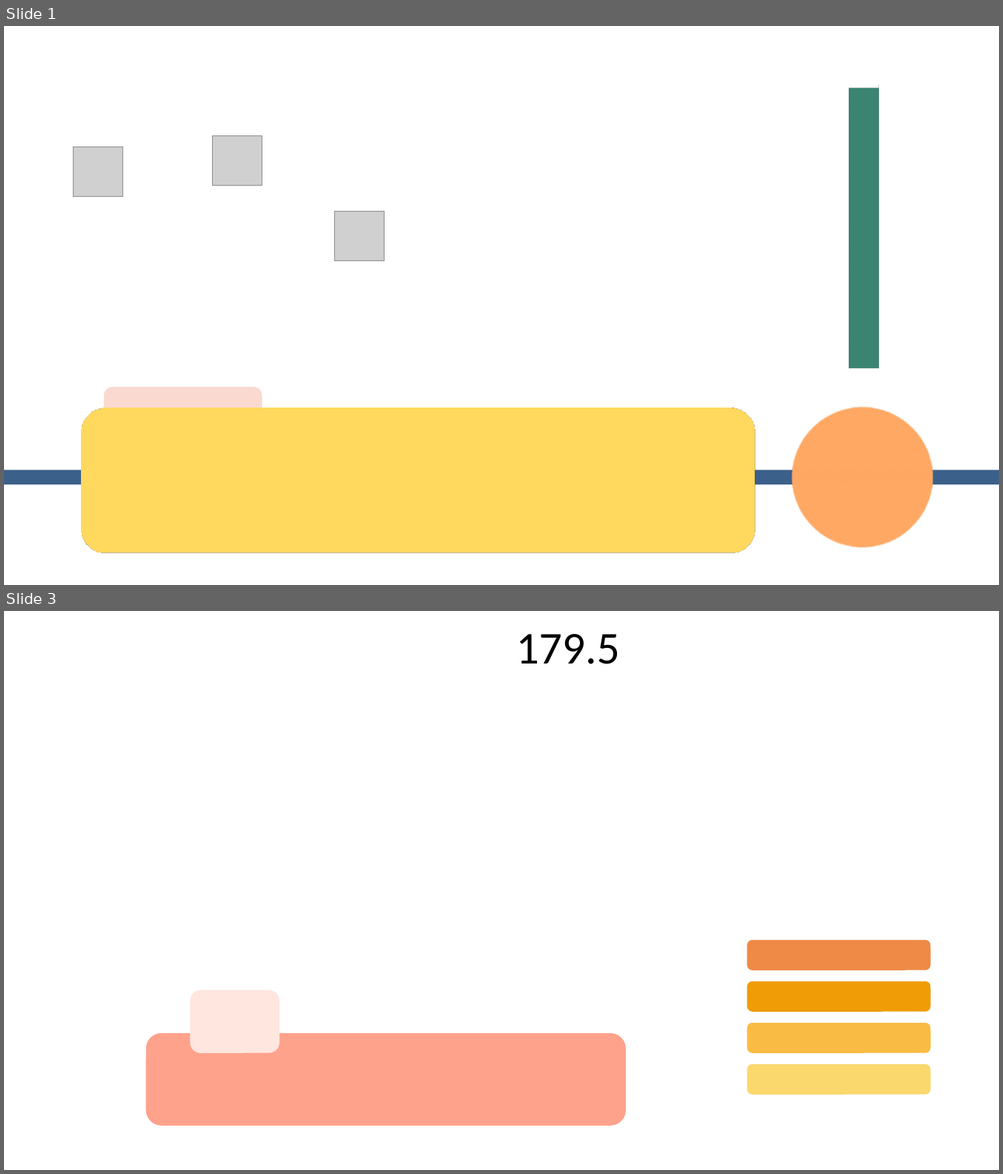
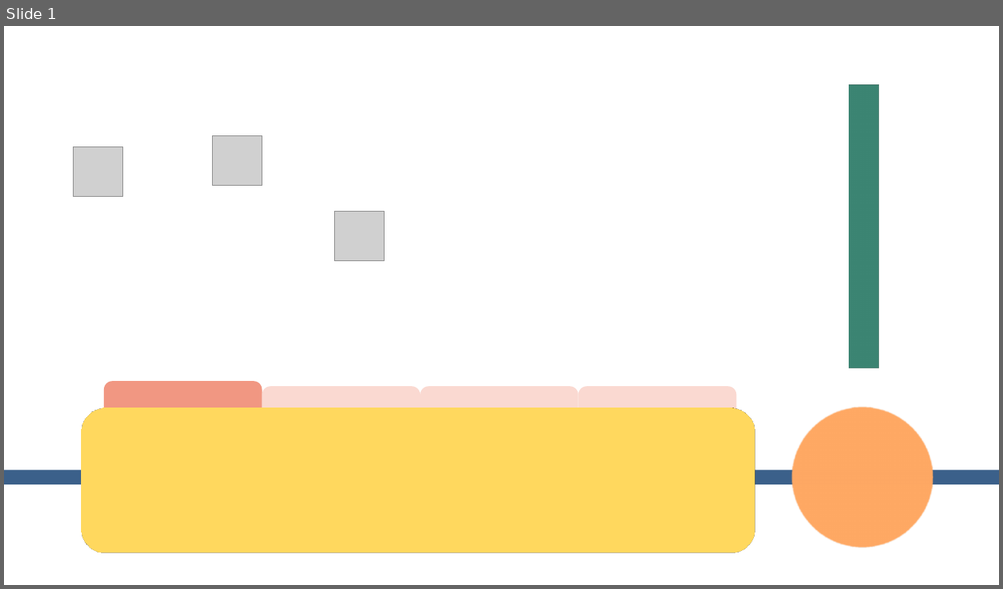
Before and after one commit to zipdang04/SimpO_HTTT, a slide deck: Olympia.pptm. Shown one above the other, each under a label of ours: slides 1 and 3 before the commit, slide 1 after it; the slides between them are not shown. The pictures are 1003x1174 and 1003x589 pixels, drawn with LibreOffice and Linux fonts; fonts in the diff are those of the drawing; grey boxes stand for pictures. Boxes give left, top, right and bottom in pixels: in the first picture for what was removed or moved away, otherwise in the second. Text is boxed around its words. In the diff, an @@ line names an element or a change of style, - is before the commit and + after.

```diff
--- a/Olympia.pptm
+++ b/Olympia.pptm
@@ slide 3 removed at bbox=[4, 611, 999, 1170], background #FFFFFF @@
@@ title removed at bbox=[516, 634, 620, 664] @@
-179.5
@@ rounded rectangle removed at bbox=[747, 940, 930, 971] @@
@@ rounded rectangle removed at bbox=[747, 982, 930, 1012] @@
@@ rounded rectangle removed at bbox=[190, 991, 279, 1054] @@
@@ rounded rectangle removed at bbox=[747, 1023, 930, 1054] @@
@@ rounded rectangle removed at bbox=[146, 1034, 626, 1126] @@
@@ rounded rectangle removed at bbox=[747, 1065, 930, 1095] @@
@@ slide 1 changed as well @@
@@ rectangle: place and size @@
-rectangle at bbox=[848, 85, 879, 88]
+rectangle at bbox=[848, 85, 879, 85]
@@ rounded rectangle: place and size @@
-rounded rectangle at bbox=[104, 387, 262, 438]
+rounded rectangle at bbox=[104, 381, 262, 432]
@@ rounded rectangle at bbox=[104, 381, 262, 432]: fill #FAD9D1 to #F19782 @@
@@ rounded rectangle added at bbox=[262, 386, 421, 437], fill #FAD9D1 @@
@@ rounded rectangle added at bbox=[421, 386, 578, 437], fill #FAD9D1 @@
@@ rounded rectangle added at bbox=[578, 386, 737, 437], fill #FAD9D1 @@
```
Also in this commit, not shown: 3 slides added, 1 other slide removed, 8 other files.
